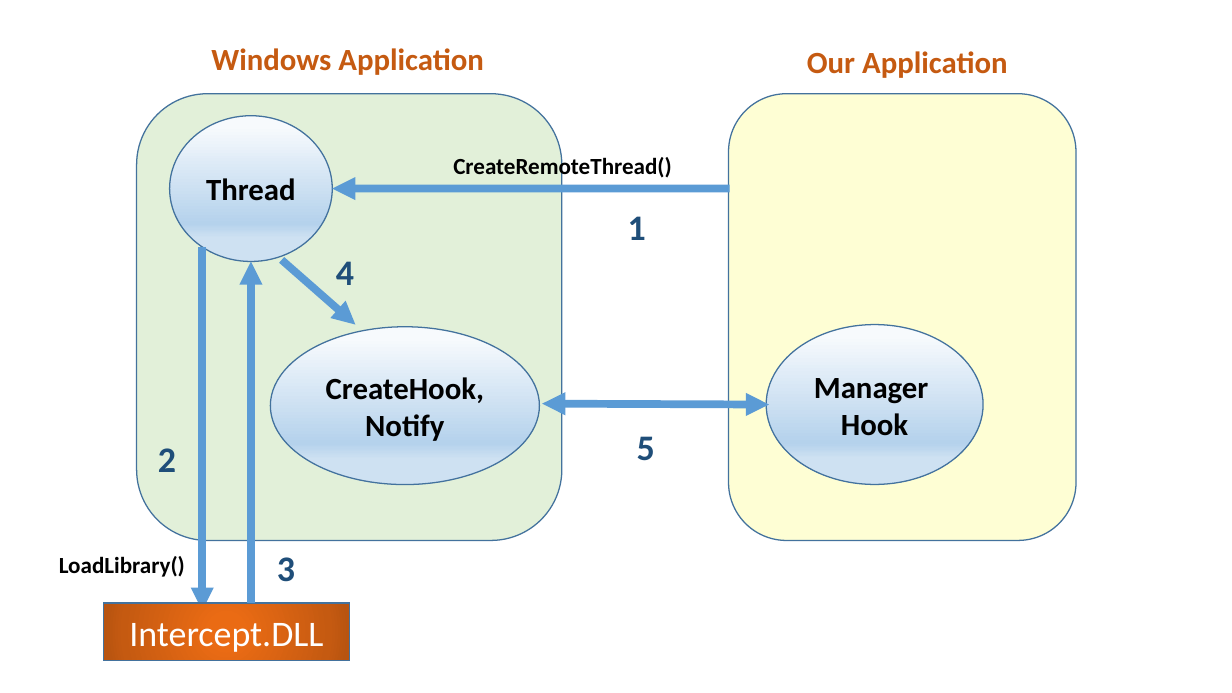
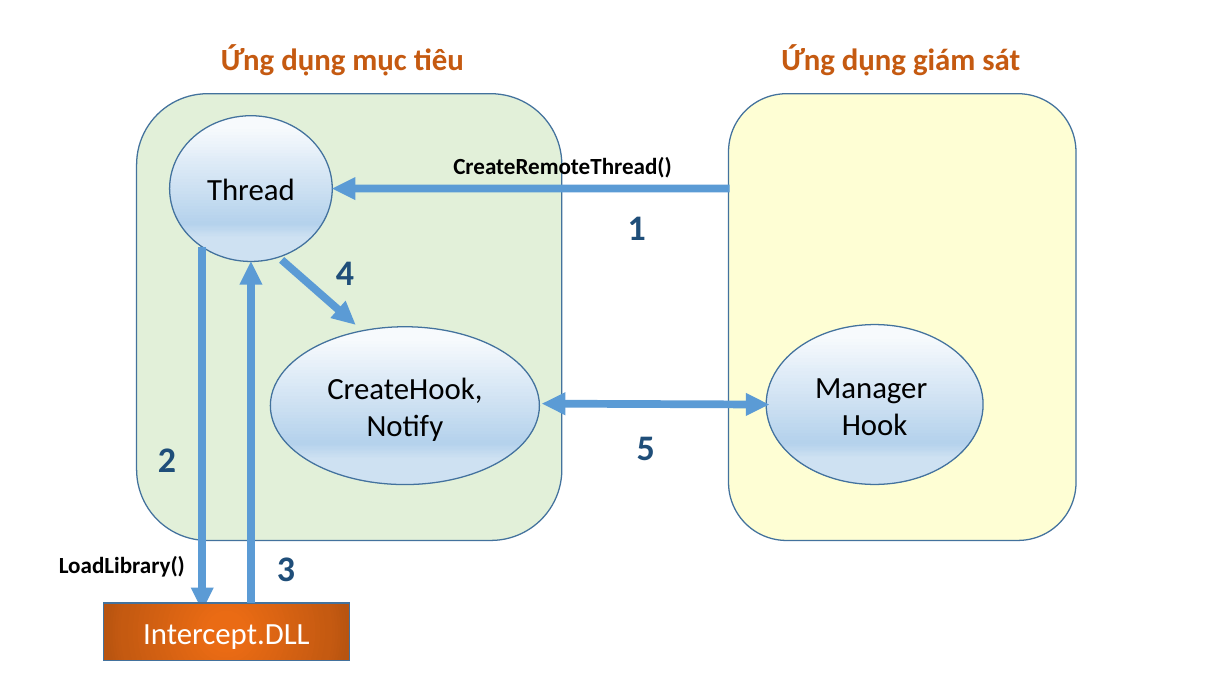
Before and after one commit to dotrungduchd/LUANVAN, a slide deck: slide 3 of Document/SODO.pptx. Drawn at 1232x693 pixels with LibreOffice and Linux fonts; fonts in the diff are those of the drawing. Boxes give left, top, right and bottom in pixels: in the first picture for what was removed or moved away, otherwise in the second. Text is boxed around its words. In the diff, an @@ line names an element or a change of style, - is before the commit and + after.

```diff
--- a/Document/SODO.pptx
+++ b/Document/SODO.pptx
@@ text at (221, 44, 464, 76): text changed @@
-Windows Application
+Ứng dụng mục tiêu
@@ text at (781, 44, 1020, 76): text changed @@
-Our Application
+Ứng dụng giám sát
@@ bold off in 3 elements at (170, 116, 333, 262), (271, 327, 540, 485), (766, 324, 983, 484) @@
@@ rectangle "Intercept.DLL" at (104, 604, 349, 661): size 28 to 24 pt @@
```
Also in this commit, not shown: 2 other slides changed, 1 other file.
